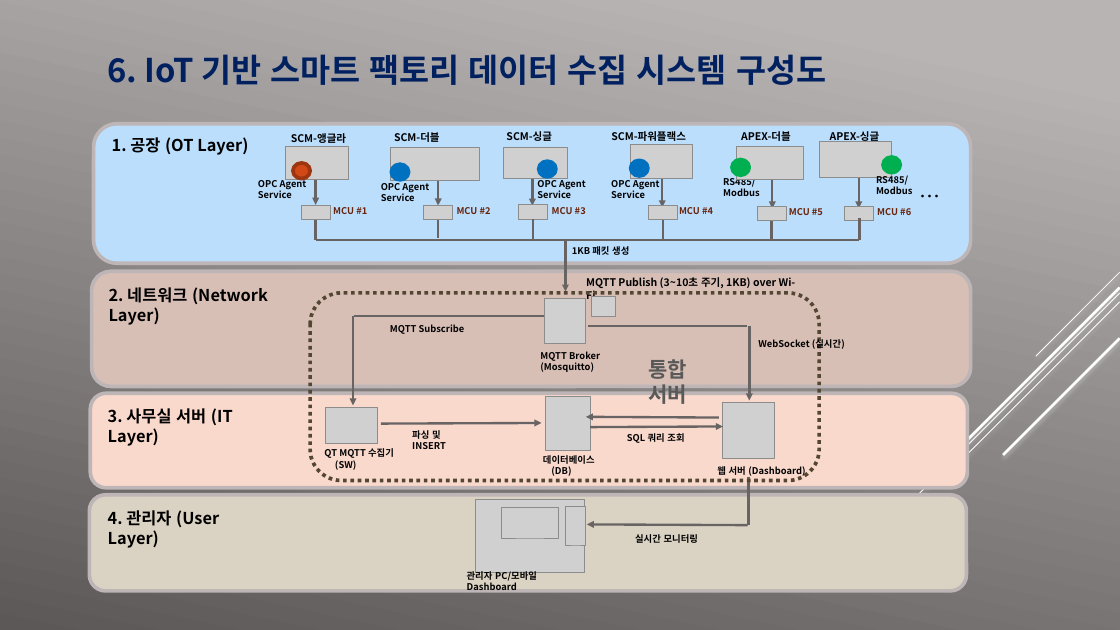
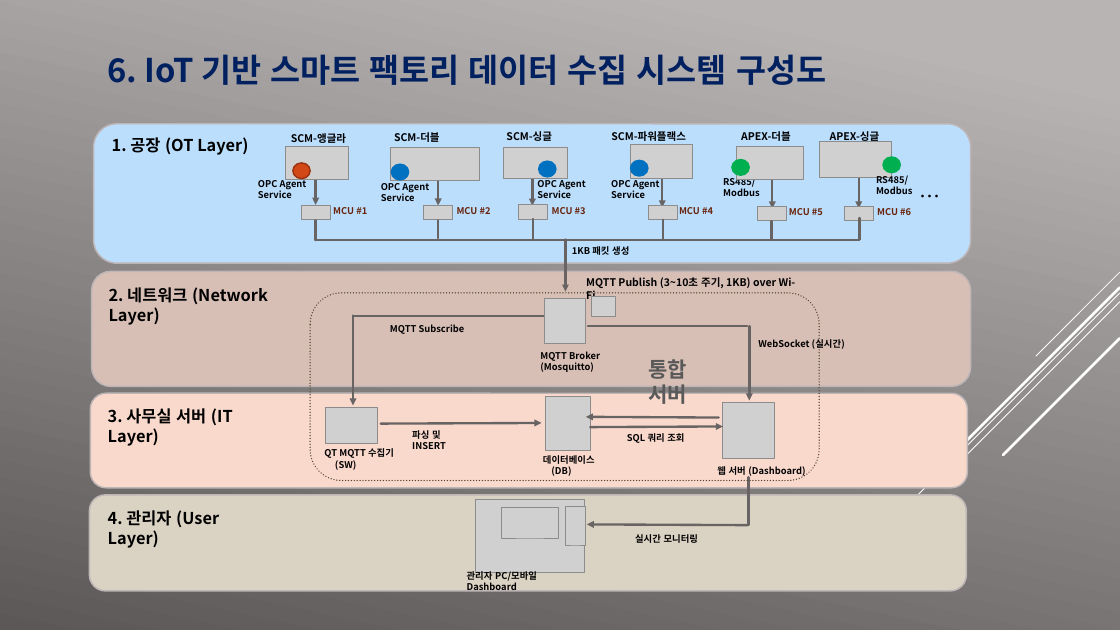
Before and after one commit to easyfw/HK_SmartFactory_Plan, a slide deck: slide 9 of (주)형경산업_스마트 팩토리 개발 및 구현.pptx. Drawn at 1120x630 pixels with LibreOffice and Linux fonts; fonts in the diff are those of the drawing; grey boxes stand for pictures; background and template pictures are left out. Boxes give left, top, right and bottom in pixels: in the first picture for what was removed or moved away, otherwise in the second. Text is boxed around its words. In the diff, an @@ line names an element or a change of style, - is before the commit and + after.

```diff
--- a/(주)형경산업_스마트 팩토리 개발 및 구현.pptx
+++ b/(주)형경산업_스마트 팩토리 개발 및 구현.pptx
@@ ellipse at (x1=293, y1=163, x2=311, y2=179): outline #9C3511 3.15 pt to #9C3311 1.25 pt @@
@@ outline #0070C0 3.15 pt to #0070C0 1.25 pt in 3 elements at (x1=392, y1=164, x2=409, y2=180), (x1=539, y1=161, x2=556, y2=177), (x1=631, y1=160, x2=649, y2=176) @@
@@ ellipse at (x1=732, y1=160, x2=749, y2=176): outline #00B050 3.15 pt to #00B050 1.25 pt @@
@@ ellipse at (x1=883, y1=157, x2=901, y2=173): outline #00B050 3.15 pt to #00B050 1.25 pt @@
@@ rounded rectangle at (x1=310, y1=293, x2=819, y2=481): outline #534733 3.15 pt dashed to #534733 1.25 pt dashed @@
@@ outline #BDB5B6 3.15 pt to #BDB5B6 1.25 pt in 4 elements at (x1=93, y1=124, x2=970, y2=263), (x1=92, y1=271, x2=970, y2=386), (x1=91, y1=393, x2=968, y2=488), (x1=89, y1=495, x2=966, y2=591) @@
```
Also in this commit, not shown: 6 other slides changed.
